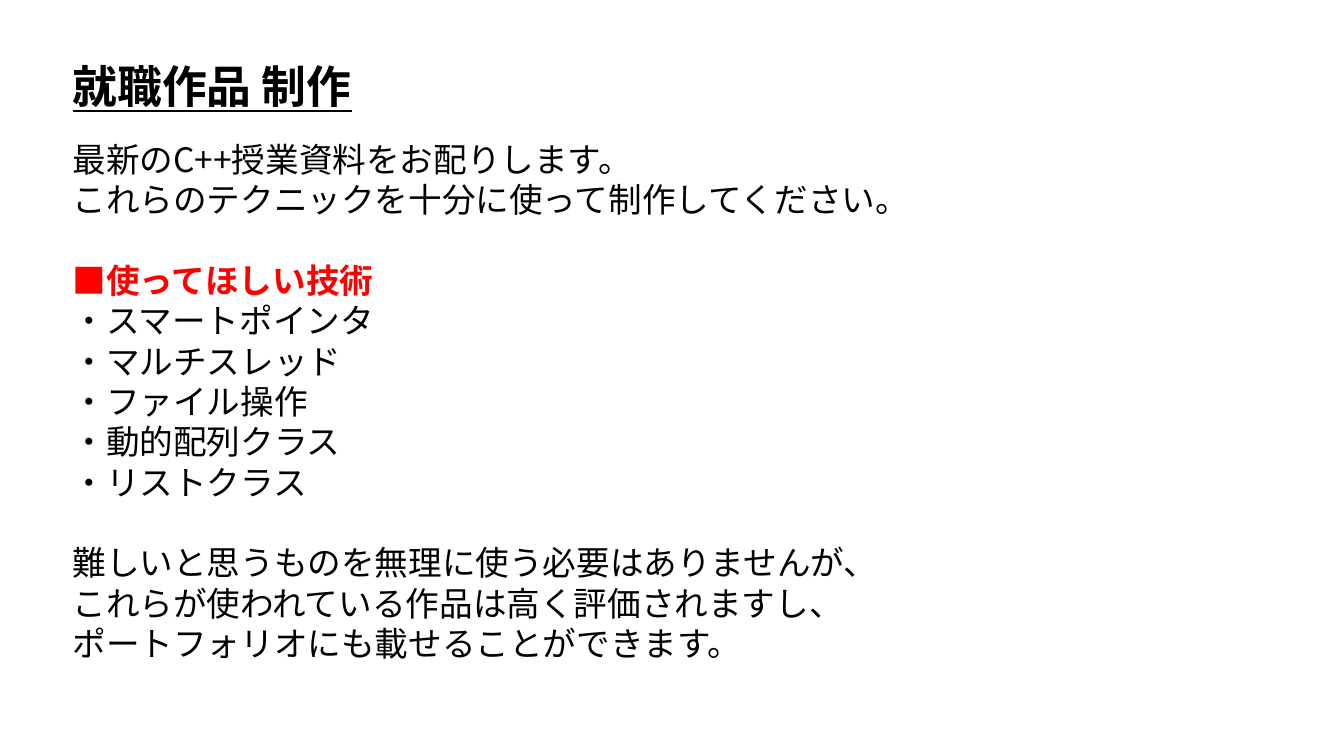
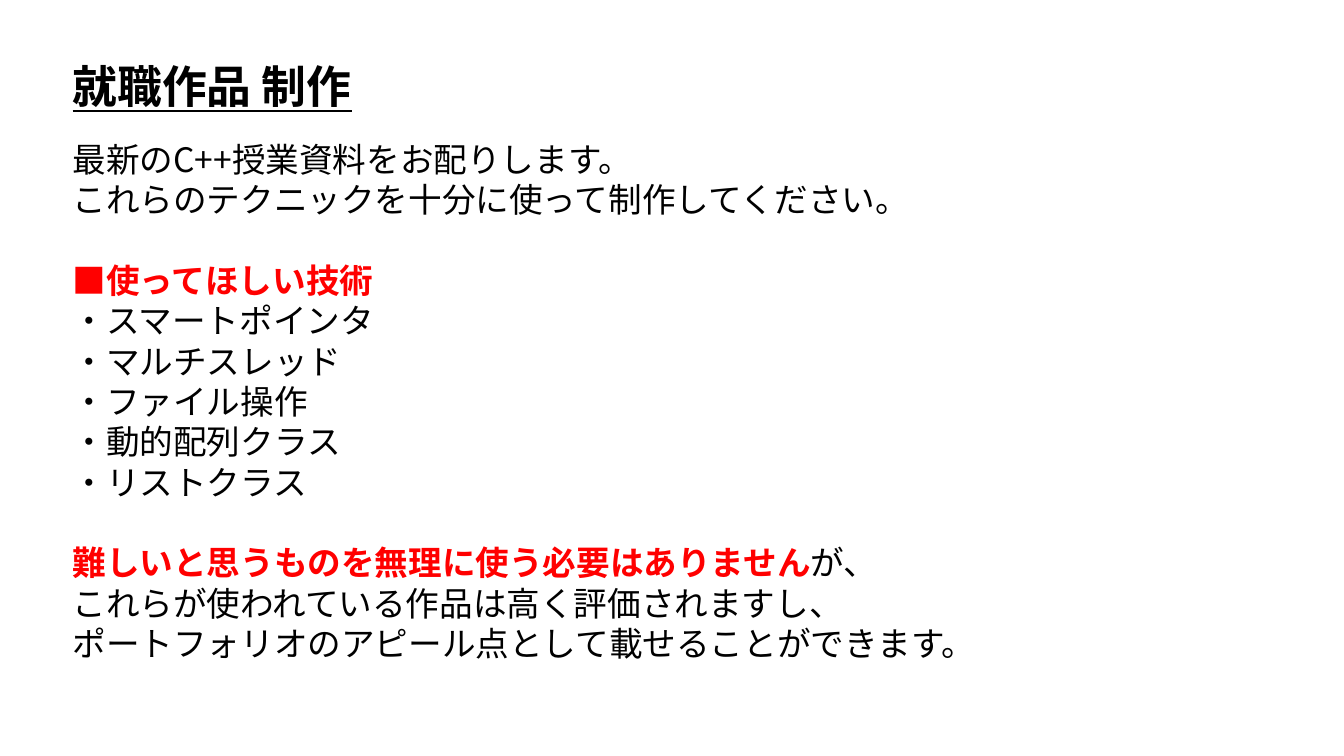
Before and after one commit to ArakiYusuke-Ohara/Textbook, a slide deck: slide 4 of ゲーム科2年/00_前期/ゲーム開発Ⅱ/02_就職作品.pptx. Drawn at 1344x756 pixels with LibreOffice and Linux fonts; fonts in the diff are those of the drawing. Boxes give left, top, right and bottom in pixels: in the first picture for what was removed or moved away, otherwise in the second. Text is boxed around its words. In the diff, an @@ line names an element or a change of style, - is before the commit and + after.

```diff
--- a/ゲーム科2年/00_前期/ゲーム開発Ⅱ/02_就職作品.pptx
+++ b/ゲーム科2年/00_前期/ゲーム開発Ⅱ/02_就職作品.pptx
@@ text at [73,546,878,578]: text colour #000000 to #FF0000, bold on in "難しいと思うものを無理に使う必要はありませんが、" @@
@@ text at [73,627,976,659]: text changed @@
-ポートフォリオにも載せることができます。
+ポートフォリオのアピール点として載せることができます。
```
Also in this commit, not shown: 2 other slides changed, 1 other file.
